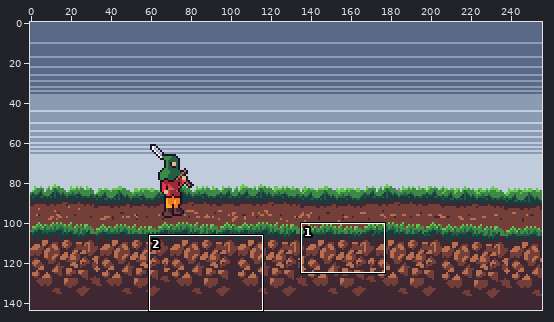
Pixel-art file, stored at RawResource/Stage1.aseprite. The picture above shows the old version from afar; the outline marks the close-up.
Close-up. As it was:
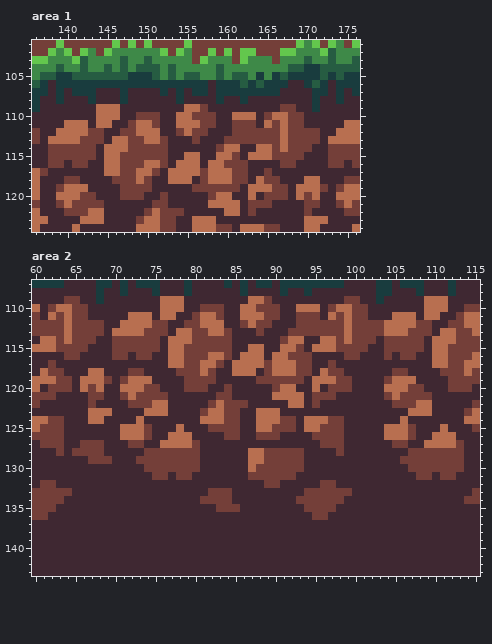
256x144 pixels, 1 frame. Shown: area 1: x 136..176, y 101..124; area 2: x 60..115, y 107..143.
The result:
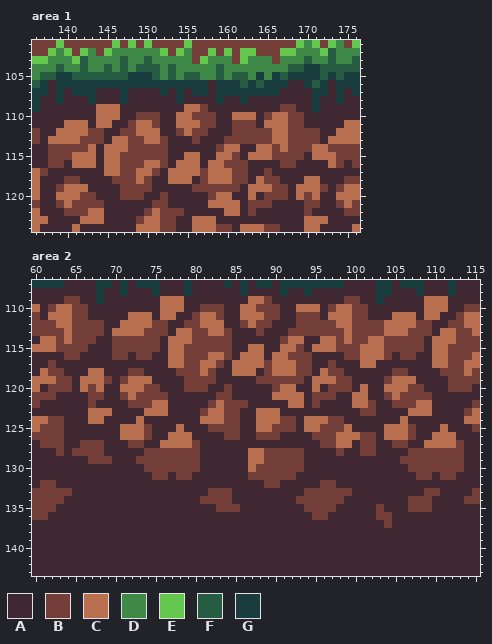
Palette (. is transparent): A #3f2832  B #743f39  C #b86f50  D #3e8948  E #63c74d  F #265c42  G #193c3e
Difference:
--- area 1, layer "bottom"
@@ x 136..176 @@
 110 AAAAAAAACCCAABBBAACCBBBAACCCABCCBBAAAAAAA
-111 AAAACCCACCAABCCBAACCCBBAABBBACBCBBAAAAACC
-112 BAACCCCBBAABBCCCAABCBBAAABBBBBBCBBBBAACCC
-113 BACCCCBBBACCBBCCBAAABAAABBBBBBBCBBBBACCCC
-114 AABBBBBBACCCBBBBBAAAAAABCCAACCBCBBBAABBBB
-115 AABBBBBBACCBBBBBBAACCAACCBACCCBBBBAAABBBB
-116 AABBABBAACCBBBCCBACCCACCBBBAAAABBAAAABBAB
+111 AAAACCCACCAABCCBAACCCBBAABBBACCCBBAAAAACC
+112 BAACCCCBBAABBCCCAABCBBAAABBBBBCCBBBBAACCC
+113 BACCCCBBBACCBBCCBAAABAAABBBBBBCCBBBBACCCC
+114 AABBBBBCACCCBBBBBAAAAAABCCAACCBCBBBCCBBBB
+115 AABBBCCCACCBBBBBBAACCAACCBACCCBBBBACCCBBB
+116 AABBACCCACCBBBCCBACCCACCBBBAAAABBAAAACBAB
 117 CBAAAAAAACCBBCCBACCCCBCCCBBAABAAAAAAAAAAA
--- area 2, layer "bottom"
@@ x 60..115 @@
 110 CABCCBBAAAAAAAAACCCAABBBAACCBBBAACCCABCCBBAAAAAAACCCAABB
-111 BACBCBBAAAAACCCACCAABCCBAACCCBBAABBBACBCBBAAACCCACCAABCC
-112 BBBBCBBBBAACCCCBBAABBCCCAABCBBAAABBBBBBCBBBBCCCCBBAABBCC
+111 BACCCBBAAAAACCCACCAABCCBAACCCBBAABBBACCCBBAAACCCACCAABCC
+112 BBBCCBBBBAACCCCBBAABBCCCAABCBBAAABBBBBCCBBBBCCCCBBAABBCC
 113 BBBBCBBBBACCCCBBBACCBBCCBAAABAAABBBBBBBCBBBBCCCBBBACCBBC
-114 ACCBCBBBAABBBBBBACCCBBBBBAAAAAABCCAACCBCBBBABBBBBACCCBBB
-115 CCCBBBBAAABBBBBBACCBBBBBBAACCAACCBACCCBBBBAABBBBBACCBBBB
-116 AAAABBAAAABBABBAACCBBBCCBACCCACCBBBAAAABBAAABABBAACCBBBC
-117 AABAAAAAAAAAAAAAACCBBCCBACCCCBCCCBBAABAAAAAAAAAAAACCBBCC
+114 ACCBCBBBAABBBBBBACCCBBBBBAAAAAABCCAACCBCBBCCBBBBBACCCBBB
+115 CCCBBBBAAABBBBBBACCBBBBBBAACCAACCBACCCBBBCCCBBBBBACCBBBB
+116 AAAABBAAAABBABBAACCBBBCCBACCCACCBBBAAAABBCCCBABBAACCBBBC
+117 AABAAAAAAAAAAAAAACCBBCCBACCCCBCCCBBAABAAACCAAAAAAACCBBCC
 118 ACBBAAACCAAABBAAAABBBCBAACCCABCCCBBACBBAAAAAABBAAAABBBCB
 119 CCCBBACCCBABCCCAAAABBBBAAAAABBBBBBACCCBBAAAABCCCAAAABBBB
-120 CABBBACBCAACCCBBAAABBBAABAAAAABCCAACABBBAAAACCCBBAAABBBA
-121 BBBAAAABBAABCBBBBAAAAAABBAAAAACCCCABBBAAAAAABCBBBBAAAAAA
-122 BAAAAAABAAAABBBCCAAAAABCBBBAAAAACCABAAAAAAAAABBBCCAAAAAB
-123 AAAAAAACCCAAAACCCAAAABCCBBAACCCAAAAAAAAAAAAAAAACCCAAAABC
+120 CABBBACBCAACCCBBAAABBBAABAAAAABCCAACABBBACAACCCBBAAABBBA
+121 BBBAAAABBAABCBBBBAAAAAABBAAAAACCCCABBBAACCAABCBBBBAAAAAA
+122 BAAAAAABAAAABBBCCAAAAABCBBBAAAAACCABAAAACCBAABBBCCAAAAAB
+123 AAAAAAACCCAAAACCCAAAABCCBBAACCCAAAAAAAAAABBAAAACCCAAAABC
 124 CCBBAAACCAAAACAAAAAAACCCBBAACCCBBACCCBBAAAAAAACAAAAAAACC
-125 CBBBAAAAAAACCCBAAACAAABBBBAACCBBBACCBBBAAAAACCCBAAACAAAB
-126 BBBBAAAAAAACCCBAACCCAAAABBAABBBAAAABBBBAAAAACCCBAACCCAAA
-127 ABBBAABBBAAABBAACCCCBAAAAAAAAAAAAAAABBBAAAAAABBAACCCCBAA
-128 AAABABBBBAAAAABBBBBBBAAAAAACCBBBBBAAAABAAAAAAAABBBBBBBAA
+125 CBBBAAAAAAACCCBAAACAAABBBBAACCBBBACCBBBCAAAACCCBAAACAAAB
+126 BBBBAAAAAAACCCBAACCCAAAABBAABBBAAAABBBCCCBBACCCBAACCCAAA
+127 ABBBAABBBAAABBAACCCCBAAAAAAAAAAAAAAABBCCABBAABBAACCCCBAA
+128 AAABABBBBAAAAABBBBBBBAAAAAACCBBBBBAAAABAABBAAAABBBBBBBAA
 129 AAAAAAABBBAAABBBBBBBBAAAAAACCBBBBBAAAAAAAAAAAABBBBBBBBAA
@@ x 101..112 @@
 132 AAAAAAAAAAAA
-133 AAAAAAAAAAAA
-134 AAAAAAAAAAAA
-135 AAAAAAAAAAAA
-136 AAAAAAAAAAAA
-137 AAAAAAAAAAAA
+133 AAAAAAAABBAA
+134 AAAAAABBBAAA
+135 AABAAABBBAAA
+136 AABBAAAAAAAA
+137 AAABAAAAAAAA
 138 AAAAAAAAAAAA
Where, in picture pixels (left, top, right, bottom), the same in both close-ups:
changed: (272, 120, 336, 168)
changed: (72, 144, 96, 168)
changed: (56, 312, 64, 328)
changed: (336, 312, 384, 456)
changed: (376, 488, 440, 528)
